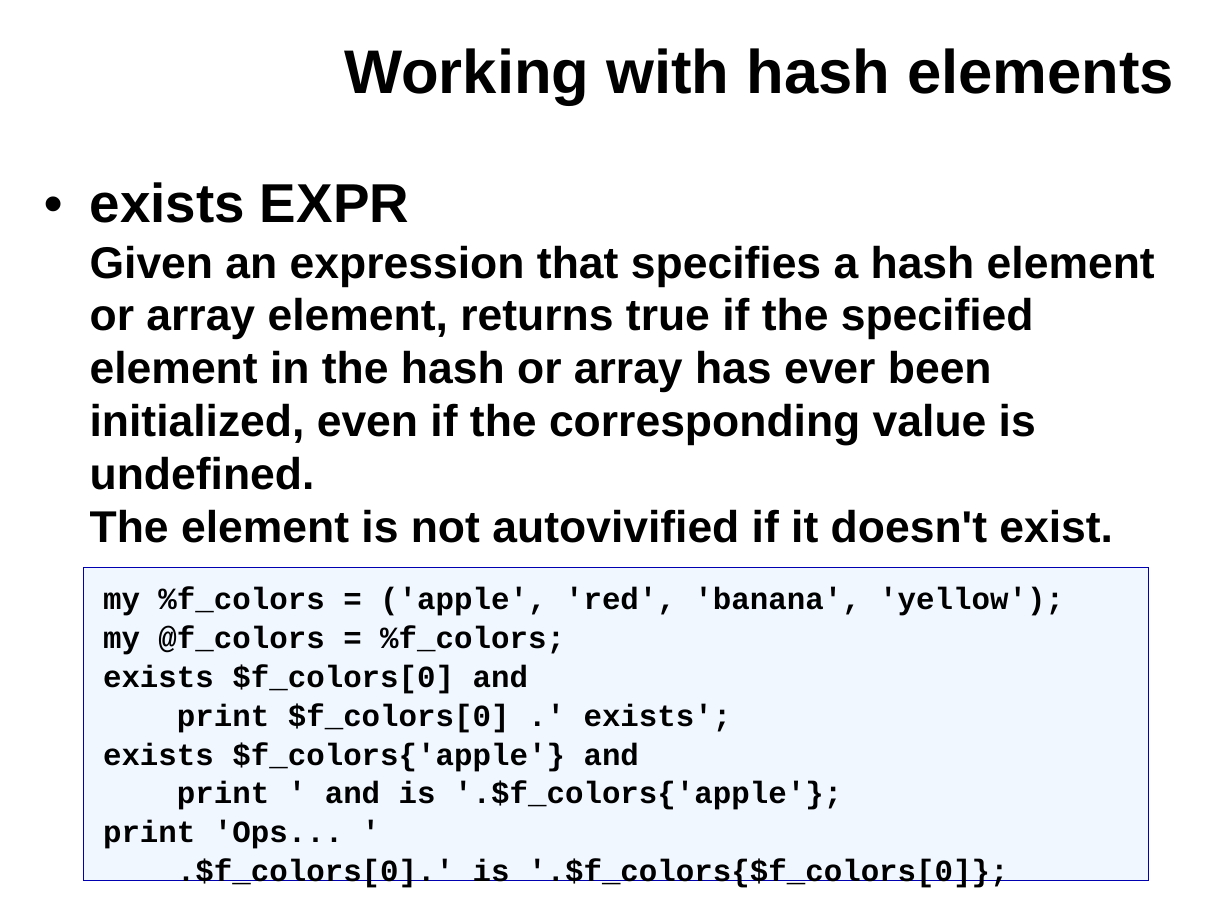
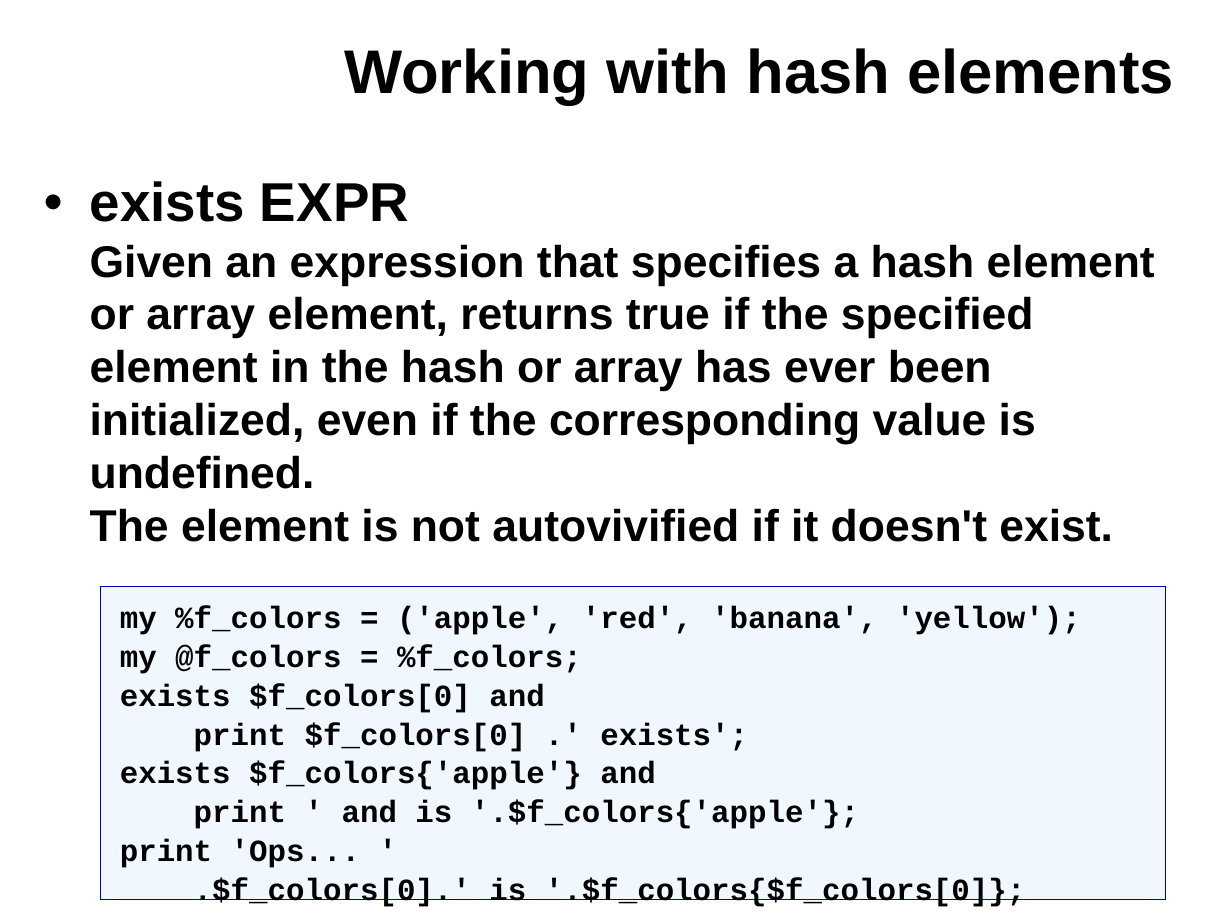
Before and after one commit to kberov/PerlProgrammingCourse, a slide deck: slide 7 of 04_hashes.odp. Drawn at 1232x924 pixels with LibreOffice and Linux fonts; fonts in the diff are those of the drawing; background and template pictures are left out. Boxes give left, top, right and bottom in pixels: in the first picture for what was removed or moved away, otherwise in the second. Text is boxed around its words. In the diff, an @@ line names an element or a change of style, - is before the commit and + after.

```diff
--- a/04_hashes.odp
+++ b/04_hashes.odp
@@ rectangle "my %f_colors = ('apple', 'red', ..." moved from (x1=84, y1=568, x2=1148, y2=881) to (x1=101, y1=586, x2=1165, y2=899) @@
```
Also in this commit, not shown: 8 other files.
